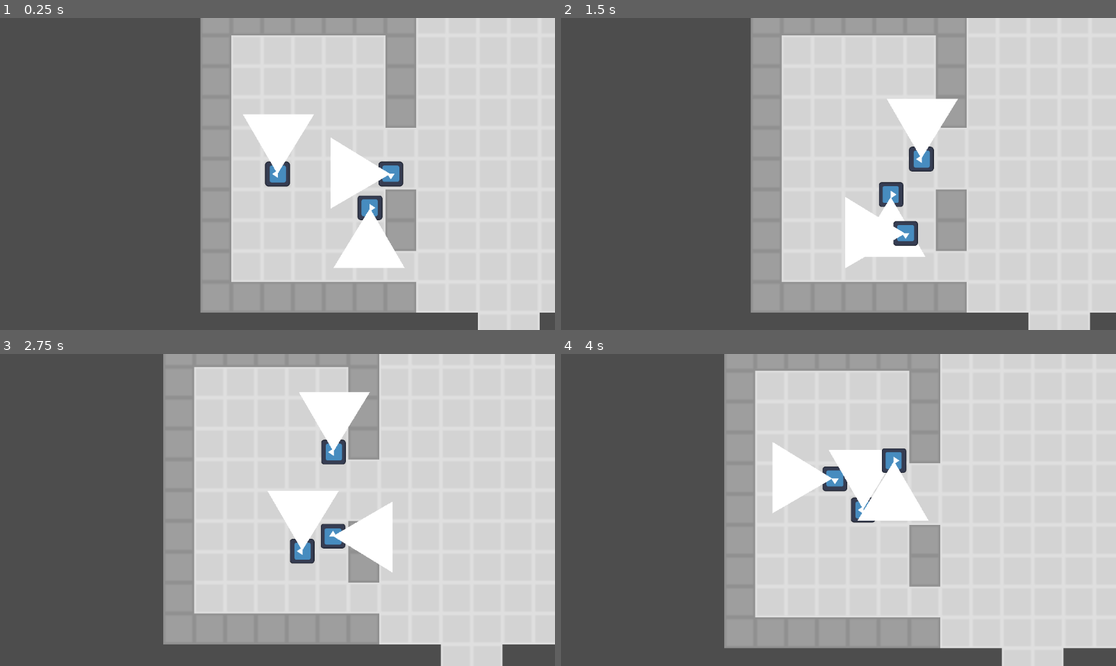
Above: before the commit, frames 1-4 (two rows, left to right).
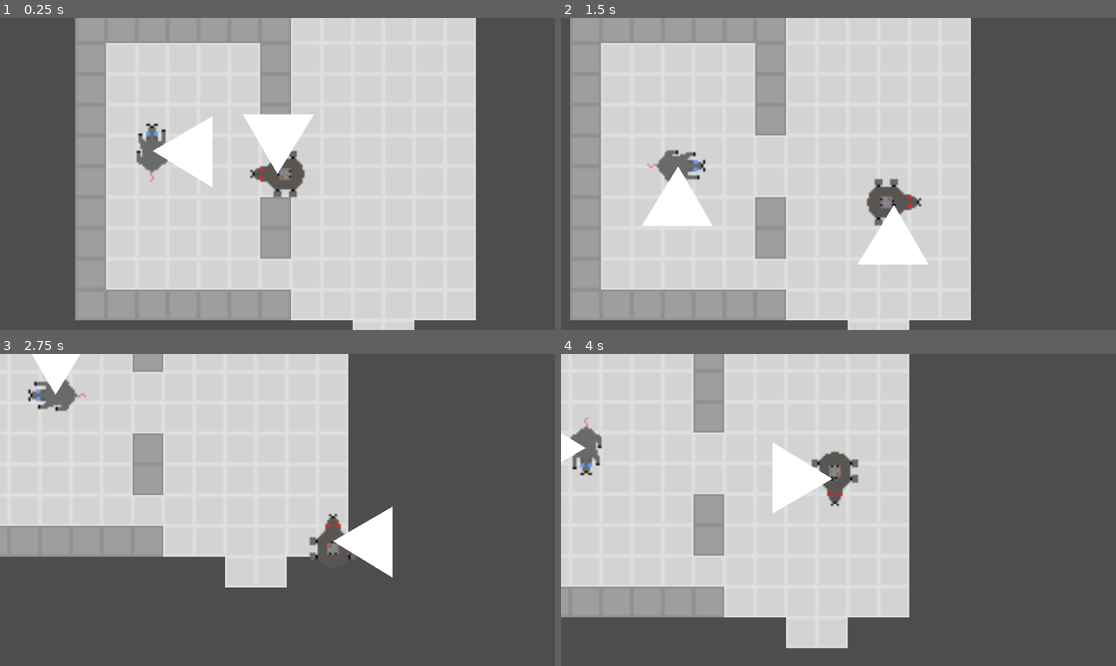
Above: after the commit, the same moments.

Repository: johannagroven/dontratmeout
Game: Godot game, scene res://main.tscn
Same seed, same stepped clock (60 frames per second), same inputs: the game is played once before the commit and once after it. The engine's default icon, where the game draws it, is replaced by a stand-in: a white triangle on a blue panel in a dark square.
Inputs:
- Up to frame 1 (0.25 s): no input
- Up to frame 2 (1.5 s): hold Right (ui_right) 0.53-1.28 s; hold Down (ui_down) from 1.28 s (still down)
- Up to frame 3 (2.75 s): release Down (ui_down) at 2.03 s; hold Right (ui_right) from 2.03 s (still down)
- Up to frame 4 (4 s): release Right (ui_right) at 2.78 s; hold Up (ui_up) 2.78-3.53 s; hold Left (ui_left) from 3.53 s (still down)

The runs differ from the first frame. In frame 1, 55% of the frame differs, in the area x 13-100%, y 0-100%; in frame 2, 72%; in frame 3, 70%; in frame 4, 73%, in the area x 0-100%, y 0-100%.

Commit message:
separated robot mouse and npc mouse

Diff:
--- a/character.tscn
+++ b/character.tscn
@@ -1,7 +1,57 @@
-[gd_scene load_steps=4 format=3 uid="uid://dq6m4s6rb3x80"]
+[gd_scene load_steps=11 format=3 uid="uid://dq6m4s6rb3x80"]
 
 [ext_resource type="Script" uid="uid://c3v634grxau4p" path="res://character.gd" id="1_5sc8v"]
-[ext_resource type="Texture2D" uid="uid://xnkr6loem1cu" path="res://icon.svg" id="1_lahgk"]
+[ext_resource type="Texture2D" uid="uid://c6hnraa2v8rsc" path="res://assets/computer mouse-Sheet.png" id="2_pjt0s"]
+
+[sub_resource type="AtlasTexture" id="AtlasTexture_wa5vi"]
+atlas = ExtResource("2_pjt0s")
+region = Rect2(0, 0, 32, 32)
+
+[sub_resource type="AtlasTexture" id="AtlasTexture_wfnr8"]
+atlas = ExtResource("2_pjt0s")
+region = Rect2(32, 0, 32, 32)
+
+[sub_resource type="AtlasTexture" id="AtlasTexture_px5sl"]
+atlas = ExtResource("2_pjt0s")
+region = Rect2(64, 0, 32, 32)
+
+[sub_resource type="AtlasTexture" id="AtlasTexture_0qfo5"]
+atlas = ExtResource("2_pjt0s")
+region = Rect2(96, 0, 32, 32)
+
+[sub_resource type="AtlasTexture" id="AtlasTexture_yxww1"]
+atlas = ExtResource("2_pjt0s")
+region = Rect2(128, 0, 32, 32)
+
+[sub_resource type="AtlasTexture" id="AtlasTexture_wdpcj"]
+atlas = ExtResource("2_pjt0s")
+region = Rect2(160, 0, 32, 32)
+
+[sub_resource type="SpriteFrames" id="SpriteFrames_qi5as"]
+animations = [{
+"frames": [{
+"duration": 1.0,
+"texture": SubResource("AtlasTexture_wa5vi")
+}, {
+"duration": 1.0,
+"texture": SubResource("AtlasTexture_wfnr8")
+}, {
+"duration": 1.0,
+"texture": SubResource("AtlasTexture_px5sl")
+}, {
+"duration": 1.0,
+"texture": SubResource("AtlasTexture_0qfo5")
+}, {
+"duration": 1.0,
+"texture": SubResource("AtlasTexture_yxww1")
+}, {
+"duration": 1.0,
+"texture": SubResource("AtlasTexture_wdpcj")
+}],
+"loop": true,
+"name": &"default",
+"speed": 5.0
+}]
 
 [sub_resource type="RectangleShape2D" id="RectangleShape2D_ujape"]
 size = Vector2(14, 14)
@@ -14,16 +64,15 @@
 
 [node name="visuals" type="Node2D" parent="."]
 
-[node name="sprite" type="Sprite2D" parent="visuals"]
-scale = Vector2(0.1, 0.1)
-texture = ExtResource("1_lahgk")
-
 [node name="camera" type="Camera2D" parent="visuals"]
 zoom = Vector2(4, 4)
 drag_horizontal_enabled = true
 drag_vertical_enabled = true
 editor_draw_drag_margin = true
 
+[node name="AnimatedSprite2D" type="AnimatedSprite2D" parent="visuals"]
+sprite_frames = SubResource("SpriteFrames_qi5as")
+
 [node name="shape" type="CollisionShape2D" parent="."]
 shape = SubResource("RectangleShape2D_ujape")
 
--- a/main.tscn
+++ b/main.tscn
@@ -1,8 +1,9 @@
-[gd_scene load_steps=6 format=3 uid="uid://e3ynlypijkbo"]
+[gd_scene load_steps=7 format=3 uid="uid://e3ynlypijkbo"]
 
 [ext_resource type="Texture2D" uid="uid://cxlbr22q861mb" path="res://tiles.png" id="1_1mjvg"]
 [ext_resource type="PackedScene" uid="uid://dq6m4s6rb3x80" path="res://character.tscn" id="2_3m31f"]
-[ext_resource type="Script" uid="uid://bw8cioamlxp3g" path="res://mob.gd" id="3_h2yge"]
+[ext_resource type="PackedScene" uid="uid://edo6bdmfqkxg" path="res://mouse.tscn" id="3_h2yge"]
+[ext_resource type="Script" uid="uid://bw8cioamlxp3g" path="res://mob.gd" id="4_1bvp3"]
 
 [sub_resource type="TileSetAtlasSource" id="TileSetAtlasSource_c4vbl"]
 resource_name = "atlas"
@@ -26,19 +27,13 @@
 layer_0/tile_data = PackedInt32Array(0, 0, 0, 65536, 0, 0, 131072, 0, 0, 196608, 0, 0, 262144, 0, 0, 327680, 0, 0, 3932 …(2128 unchanged characters)…
 
 [node name="character" parent="." node_paths=PackedStringArray("tile_map") instance=ExtResource("2_3m31f")]
-position = Vector2(40, 88)
+position = Vector2(105, 84)
 tile_map = NodePath("../tile_map")
 tiles_per_second = 5.0
 
-[node name="mob" parent="." node_paths=PackedStringArray("tile_map") instance=ExtResource("2_3m31f")]
-position = Vector2(88, 88)
-script = ExtResource("3_h2yge")
-tile_map = NodePath("../tile_map")
-tiles_per_second = 1.0
-
-[node name="visionMob" parent="." node_paths=PackedStringArray("tile_map") instance=ExtResource("2_3m31f")]
-position = Vector2(88, 88)
-script = ExtResource("3_h2yge")
+[node name="mouse" parent="." node_paths=PackedStringArray("tile_map") instance=ExtResource("3_h2yge")]
+position = Vector2(35, 72)
+script = ExtResource("4_1bvp3")
 tile_map = NodePath("../tile_map")
 tiles_per_second = 1.0
 
--- /dev/null
+++ b/mouse.tscn
@@ -0,0 +1,66 @@
+[gd_scene load_steps=9 format=3 uid="uid://edo6bdmfqkxg"]
+
+[ext_resource type="Script" uid="uid://c3v634grxau4p" path="res://character.gd" id="1_tewyd"]
+[ext_resource type="Texture2D" uid="uid://d3juvq1aookcj" path="res://assets/normal mouse-Sheet.png" id="2_tewyd"]
+
+[sub_resource type="AtlasTexture" id="AtlasTexture_1jbr0"]
+atlas = ExtResource("2_tewyd")
+region = Rect2(0, 0, 32, 32)
+
+[sub_resource type="AtlasTexture" id="AtlasTexture_18cwl"]
+atlas = ExtResource("2_tewyd")
+region = Rect2(32, 0, 32, 32)
+
+[sub_resource type="AtlasTexture" id="AtlasTexture_86rlw"]
+atlas = ExtResource("2_tewyd")
+region = Rect2(64, 0, 32, 32)
+
+[sub_resource type="AtlasTexture" id="AtlasTexture_6j7kw"]
+atlas = ExtResource("2_tewyd")
+region = Rect2(96, 0, 32, 32)
+
+[sub_resource type="SpriteFrames" id="SpriteFrames_qi5as"]
+animations = [{
+"frames": [{
+"duration": 1.0,
+"texture": SubResource("AtlasTexture_1jbr0")
+}, {
+"duration": 1.0,
+"texture": SubResource("AtlasTexture_18cwl")
+}, {
+"duration": 1.0,
+"texture": SubResource("AtlasTexture_86rlw")
+}, {
+"duration": 1.0,
+"texture": SubResource("AtlasTexture_6j7kw")
+}],
+"loop": true,
+"name": &"default",
+"speed": 5.0
+}]
+
+[sub_resource type="RectangleShape2D" id="RectangleShape2D_ujape"]
+size = Vector2(14, 14)
+
+[node name="character" type="CharacterBody2D"]
+position = Vector2(0, -1)
+motion_mode = 1
+script = ExtResource("1_tewyd")
+tiles_per_second = 10.0
+
+[node name="visuals" type="Node2D" parent="."]
+
+[node name="camera" type="Camera2D" parent="visuals"]
+zoom = Vector2(4, 4)
+drag_horizontal_enabled = true
+drag_vertical_enabled = true
+editor_draw_drag_margin = true
+
+[node name="AnimatedSprite2D" type="AnimatedSprite2D" parent="visuals"]
+sprite_frames = SubResource("SpriteFrames_qi5as")
+
+[node name="shape" type="CollisionShape2D" parent="."]
+shape = SubResource("RectangleShape2D_ujape")
+
+[node name="Polygon2D" type="Polygon2D" parent="."]
+polygon = PackedVector2Array(0, 0, 31, -18, 31, 19)
